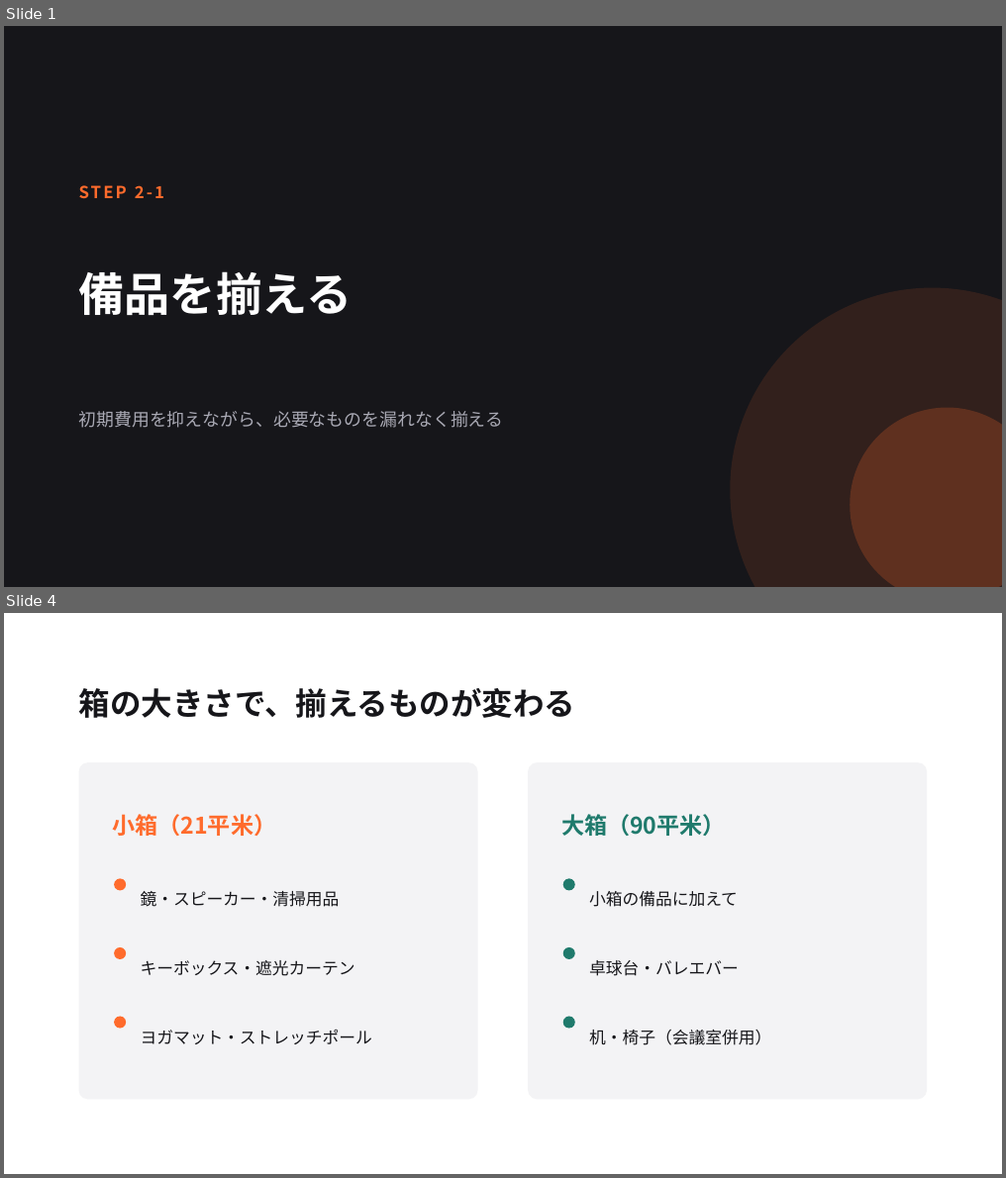
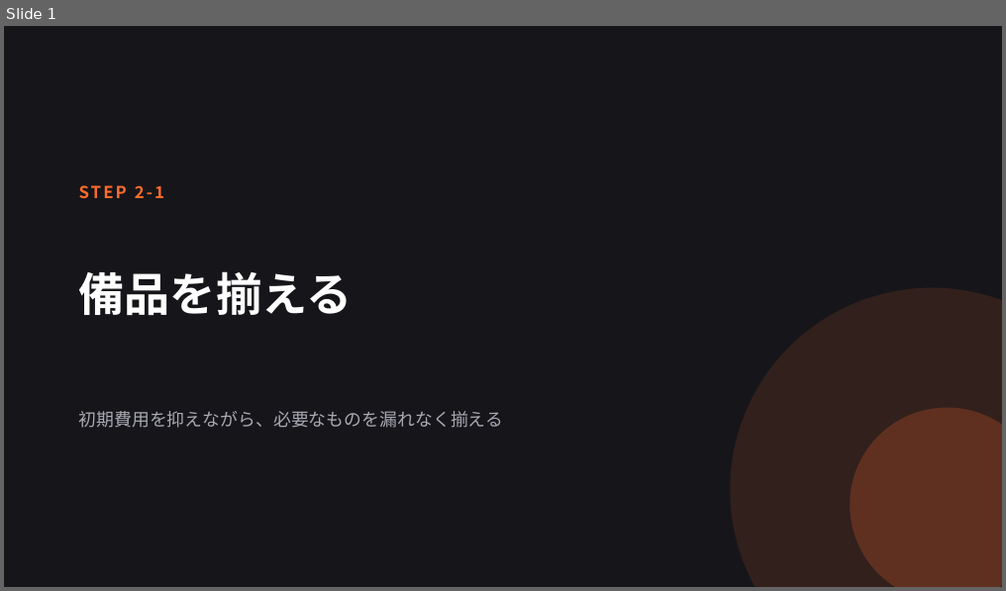
Before and after one commit to sou1104pc-ops/task-matrix, a slide deck: slides/11_備品を揃える.pptx. Shown one above the other, each under a label of ours: slides 1 and 4 before the commit, slide 1 after it; the slides between them are not shown. The pictures are 1006x1178 and 1006x591 pixels, drawn with LibreOffice and Linux fonts; fonts in the diff are those of the drawing. Boxes give left, top, right and bottom in pixels: in the first picture for what was removed or moved away, otherwise in the second. Text is boxed around its words. In the diff, an @@ line names an element or a change of style, - is before the commit and + after.

```diff
--- a/slides/11_備品を揃える.pptx
+++ b/slides/11_備品を揃える.pptx
@@ slide 4 removed at box(4, 613, 1002, 1174), background #FFFFFF @@
@@ text removed at box(79, 688, 576, 718) @@
-箱の大きさで、揃えるものが変わる
@@ rounded rectangle removed at box(79, 762, 478, 1100) @@
@@ rounded rectangle removed at box(528, 762, 927, 1100) @@
@@ text removed at box(113, 814, 277, 836) @@
-小箱（21平米）
@@ text removed at box(561, 814, 726, 836) @@
-大箱（90平米）
@@ ellipse removed at box(114, 878, 126, 891) @@
@@ ellipse removed at box(563, 878, 575, 891) @@
@@ text removed at box(141, 891, 340, 907) @@
-鏡・スピーカー・清掃用品
@@ text removed at box(589, 891, 738, 907) @@
-小箱の備品に加えて
@@ ellipse removed at box(114, 948, 126, 959) @@
@@ text removed at box(141, 960, 355, 976) @@
-キーボックス・遮光カーテン
@@ ellipse removed at box(563, 948, 575, 959) @@
@@ text removed at box(589, 960, 739, 976) @@
-卓球台・バレエバー
@@ ellipse removed at box(114, 1017, 126, 1029) @@
@@ ellipse removed at box(563, 1017, 575, 1029) @@
@@ text removed at box(141, 1030, 372, 1045) @@
-ヨガマット・ストレッチポール
@@ text removed at box(589, 1030, 771, 1046) @@
-机・椅子（会議室併用）
```
Also in this commit, not shown: 2 slides changed, 22 slides added, 2 other slides removed, 19 other files.
